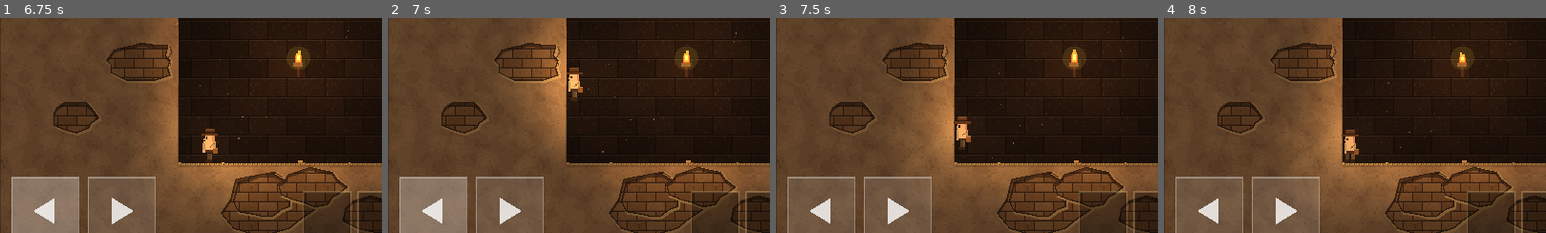
Above: before the commit, frames 1-4 (left to right).
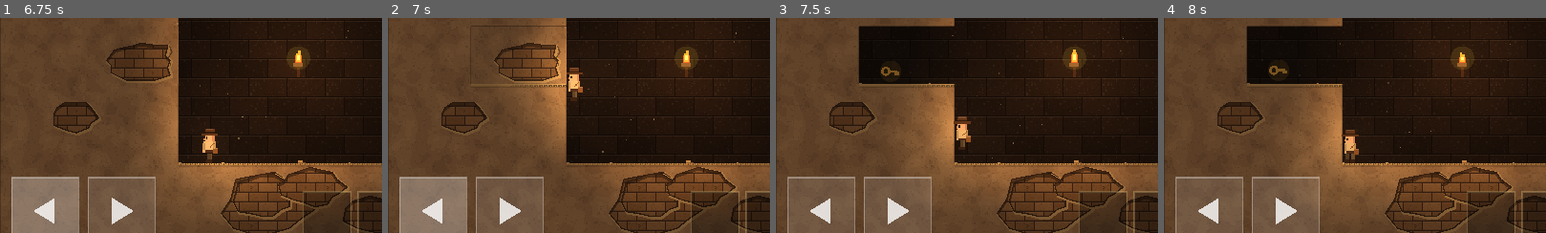
Above: after the commit, the same moments.

Repository: mrvadimjuravlev/mygame
Game: Godot game, scene res://levels/level_14.tscn
Same seed, same stepped clock (60 frames per second), same inputs: the game is played once before the commit and once after it. This scene is started directly instead of the project's main scene.
Inputs (mouse positions are % of the whole screen's width and height, from its top left):
- Up to frame 1 (6.75 s): tap Enter at 0.5, 6.5 s; move the mouse to (72, 45) at 0.52 s; hold Right (move_right) 0.53-1.25 s; hold E (action) 0.53-1.25 s; click (72, 45) at 0.67 s; tap Space (jump) at 0.77, 0.8, 1.07, 2.3, 3.77, 3.8, 4.07, 5, 5.3 s; drag from (30, 55) to (91, 72) at 1.27 s; move the mouse to (60, 28) at 2.02 s; hold Left (move_left) 2.03-2.75 s; hold E (action) 2.03-2.75 s; drag from (45, 70) to (22, 53) at 2.77 s; move the mouse to (80, 65) at 3.52 s; hold Right (move_right) 3.53-4.25 s; hold E (action) 3.53-4.25 s; drag from (20, 35) to (39, 56) at 4.27 s; move the mouse to (55, 50) at 5.02 s; hold Right (move_right) 5.03-5.75 s; hold E (action) 5.03-5.75 s; click (55, 50) at 5.17 s; drag from (35, 25) to (39, 56) at 5.77 s; move the mouse to (72, 45) at 6.52 s; hold Left (move_left) from 6.53 s (still down); hold E (action) from 6.53 s (still down)
- Up to frame 2 (7 s): keep holding Left (move_left); keep holding E (action); tap Space (jump) at 6.77, 6.8 s
- Up to frame 3 (7.5 s): tap Space (jump) at 7.07 s; release Left (move_left) at 7.25 s; release E (action) at 7.25 s; drag from (30, 55) to (73, 56) at 7.27 s
- Up to frame 4 (8 s): no input
The pictures show only the part of the screen within x 0-50%, y 44-94%; the shares and areas given below are measured in that part.

Frame 1 is identical in both runs. In frame 2, 0.3% of the frame differs, in the area x 21-47%, y 3-33%; in frame 3, 6.6%; in frame 4, 6.6%.

Commit message:
Level 14: secret passage opens on an upward jump along the ledge wall, not on jumping into it
Co-Authored-By: Claude Opus 5.5 (1M context) <noreply@anthropic.com>
Claude-Session: https://claude.ai/code/session_01Grf5WdcuQYwuX1MMBXvSiC

Diff:
--- a/levels/level_14.tscn
+++ b/levels/level_14.tscn
@@ -14,7 +14,7 @@
 script = ExtResource("1_1uljs")
 level_number = 14
 slogan = "Толкай"
-hints = PackedStringArray("Камень можно толкать.", "Столкни камень с уступа. В самом уступе есть тайник, но вход в него высоко.", "Подтолкни камень к уступу, залезь на него и прыгни влево в стену уступа: там потайной ход и ключ.")
+hints = PackedStringArray("Камень можно толкать.", "Столкни камень с уступа. В самом уступе есть тайник, но вход в него высоко.", "Подтолкни камень к уступу, встань на него вплотную к стене и прыгни вверх: откроется потайной ход. Заходи влево, там ключ.")
 tutorial_button = ""
 level_width = 640.0
 level_height = 360.0
@@ -100,7 +100,8 @@
 position = Vector2(70, 166)
 script = ExtResource("5_kfpxo")
 size = Vector2(80, 48)
-sensor = Rect2(56, 0, 24, 48)
+sensor = Rect2(80, 0, 10, 48)
+need_jump = true
 crack_at = Vector2(72, 24)
 
 [node name="Exit" type="Area2D" parent="."]
--- a/scripts/false_wall.gd
+++ b/scripts/false_wall.gd
@@ -10,12 +10,16 @@
 		queue_redraw()
 ## Зона, войдя в которую герой открывает ход (в локальных координатах).
 @export var sensor := Rect2(0, 160, 20, 80)
+## Ход открывается, только если герой в зоне sensor летит вверх (прыжок вдоль стены),
+## а не просто вошёл в неё или падает мимо.
+@export var need_jump := false
 ## Где нарисовать трещину — едва заметный намёк (в локальных координатах).
 @export var crack_at := Vector2(10, 190)
 
 const Art := preload("res://scripts/art.gd")
 
 var opened := false
+var _area: Area2D
 var _alpha := 1.0
 
 
@@ -33,11 +37,26 @@
 	area.add_child(shape)
 	add_child(area)
 	area.body_entered.connect(func(body: Node) -> void:
-		if body.is_in_group("hero") and not opened:
-			opened = true
-			# Теперь видно, где у камня края: перерисовать соседей.
-			get_tree().call_group("solid", "queue_redraw")
-			create_tween().tween_property(self, "_alpha", 0.0, 0.5))
+		if body.is_in_group("hero") and not need_jump:
+			open())
+	_area = area
+
+
+func _physics_process(_delta: float) -> void:
+	if Engine.is_editor_hint() or opened or not need_jump or _area == null:
+		return
+	for body in _area.get_overlapping_bodies():
+		if body.is_in_group("hero") and body.velocity.y < -1.0:
+			open()
+
+
+func open() -> void:
+	if opened:
+		return
+	opened = true
+	# Теперь видно, где у камня края: перерисовать соседей.
+	get_tree().call_group("solid", "queue_redraw")
+	create_tween().tween_property(self, "_alpha", 0.0, 0.5)
 
 
 func covers(point: Vector2) -> bool:
--- a/scripts/i18n.gd
+++ b/scripts/i18n.gd
@@ -101,7 +101,7 @@
 	"Толкай": "Push",
 	"Камень можно толкать.": "The stone can be pushed.",
 	"Столкни камень с уступа. В самом уступе есть тайник, но вход в него высоко.": "Push the stone off the ledge. There is a hidden chamber inside the ledge, but its entrance is high up.",
-	"Подтолкни камень к уступу, залезь на него и прыгни влево в стену уступа: там потайной ход и ключ.": "Push the stone against the ledge, climb onto it and jump left into the ledge wall: there is a secret passage with the key.",
+	"Подтолкни камень к уступу, встань на него вплотную к стене и прыгни вверх: откроется потайной ход. Заходи влево, там ключ.": "Push the stone against the ledge, stand on it right by the wall and jump straight up: a secret passage opens. Go in to the left for the key.",
 	# Уровень 15
 	"Рука помощи": "A Helping Hand",
 	"Обрыв не перепрыгнуть, и обходного пути нет.": "The chasm is too wide to jump, and there is no way around.",
--- a/tools/autoplay.gd
+++ b/tools/autoplay.gd
@@ -376,8 +376,13 @@
 		await _hop("move_right")
 	await _walk_to(188.0)  # толкает камень влево до уступа
 	print("  камень у уступа: ", stone.global_position)
+	print("  спрыгнул с уступа вдоль стены, ход открыт: ", current_scene.get_node("FalseWall").opened)
 	await _hop("move_left")  # на камень
-	await _hop("move_left")  # с камня в проём в стене уступа
+	await _walk_to(150.0)    # вплотную к стене уступа
+	print("  стоит на камне у стены, ход открыт: ", current_scene.get_node("FalseWall").opened)
+	await _hop("jump")       # прыжок вверх вдоль стены
+	print("  прыгнул вдоль стены, ход открыт: ", current_scene.get_node("FalseWall").opened)
+	await _hop("move_left")  # в проём
 	print("  в тайнике: ", _hero().global_position, " ход открыт: ", current_scene.get_node("FalseWall").opened)
 	await _walk_to(96.0)
 	print("  ключ у героя: ", _hero().has_key)
--- a/tools/build_levels.gd
+++ b/tools/build_levels.gd
@@ -337,7 +337,7 @@
 
 
 func _level_14() -> void:
-	_begin(14, "Толкай", 640, "", ["Камень можно толкать.", "Столкни камень с уступа. В самом уступе есть тайник, но вход в него высоко.", "Подтолкни камень к уступу, залезь на него и прыгни влево в стену уступа: там потайной ход и ключ."])
+	_begin(14, "Толкай", 640, "", ["Камень можно толкать.", "Столкни камень с уступа. В самом уступе есть тайник, но вход в него высоко.", "Подтолкни камень к уступу, встань на него вплотную к стене и прыгни вверх: откроется потайной ход. Заходи влево, там ключ."])
 	_back(640)
 	_box(0, 280, 640, 360)       # пол
 	_box(0, 0, 640, 60)          # потолок
@@ -350,10 +350,11 @@
 	var stone := _add("Stone", CharacterBody2D.new(), "push_stone.gd", Vector2(110, 150))
 	stone.size = Vector2(32, 32)
 	_add("Key", Area2D.new(), "key_item.gd", Vector2(96, 214))  # ключ в тайнике
-	# Ложная стена закрывает тайник; открывается, когда герой влезает в проём.
+	# Ложная стена закрывает тайник; открывается, когда герой прыгает вверх вплотную к стене уступа.
 	var wall := _add("FalseWall", Node2D.new(), "false_wall.gd", Vector2(70, 166))
 	wall.size = Vector2(80, 48)
-	wall.sensor = Rect2(56, 0, 24, 48)
+	wall.sensor = Rect2(80, 0, 10, 48)  # полоска снаружи у самой стены
+	wall.need_jump = true
 	wall.crack_at = Vector2(72, 24)
 	var exit := _exit(580, 280)
 	exit.needs_key = true
Not shown, changed: docs/levels-pyramid.md
